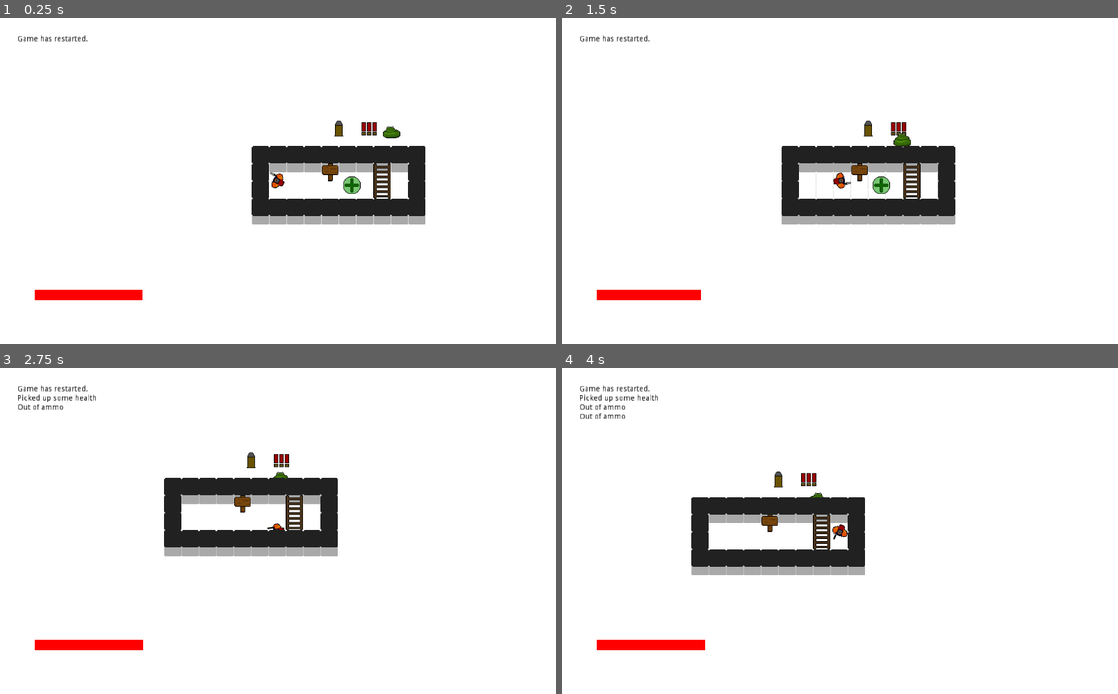
Above: before the commit, frames 1-4 (two rows, left to right).
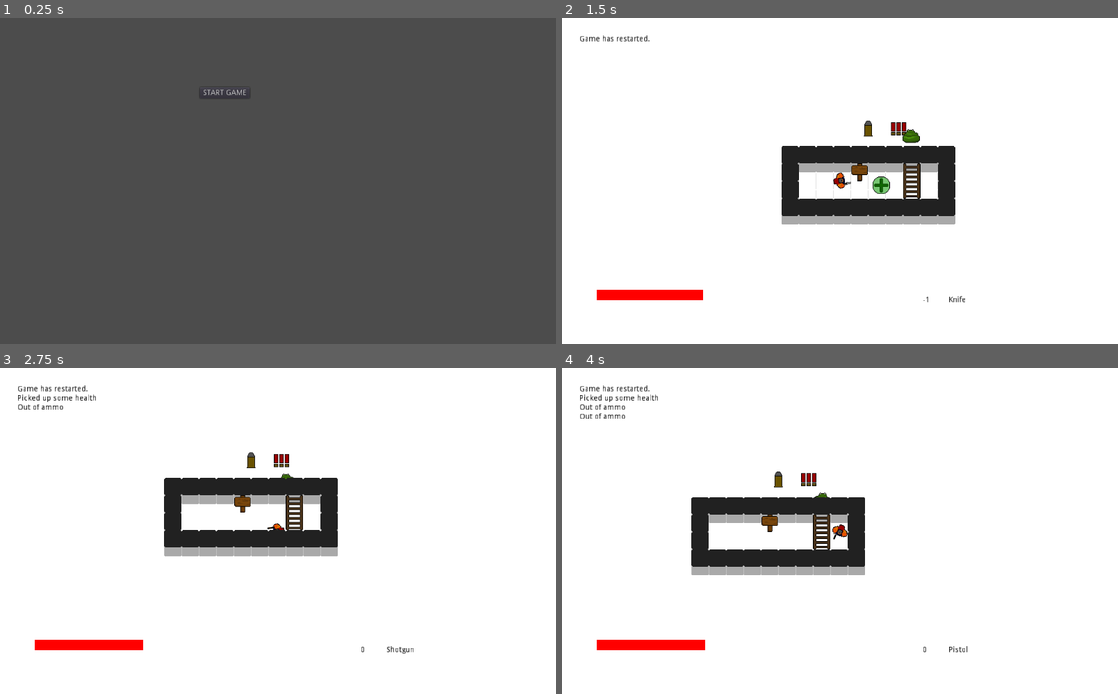
Above: after the commit, the same moments.

Repository: MilanFIN/Project2
Game: Godot game, scene res://Menu/Mainmenu.tscn
Two runs of this game, one before a commit and one after it. Both use one fixed random seed, a clock stepped at 60 frames per second and the inputs below. Before the commit the project starts from res://Game.tscn.
Inputs (mouse positions are in pixels of both pictures, inside the frame that each line leads up to):
- Up to frame 1 (0.25 s): no input
- Up to frame 2 (1.5 s): click (784, 92) at 0.5 s, where only the run after the commit has a clickable "START GAME"; move the mouse to (962, 164) at 1.27 s; hold D (move_right) from 1.28 s (still down); hold 1 (melee) from 1.28 s (still down); click (962, 164) at 1.42 s
- Up to frame 3 (2.75 s): tap 2 (pistol) at 1.55, 2.1 s; move the mouse to (166, 547) at 2.02 s; release D (move_right) at 2.03 s; release 1 (melee) at 2.03 s; hold S (move_down) from 2.03 s (still down); click (166, 547) at 2.17 s; tap 3 (shotgun) at 2.3 s
- Up to frame 4 (4 s): tap Enter at 2.75 s; move the mouse to (895, 459) at 2.77 s; release S (move_down) at 2.78 s; hold D (move_right) 2.78-3.53 s; hold 3 (shotgun) 2.78-3.53 s; click (895, 459) at 2.92 s; tap 1 (melee) at 3.05, 3.6 s; tap Space at 3.5 s; move the mouse to (812, 596) at 3.52 s; hold W (move_up) from 3.53 s (still down); click (812, 596) at 3.67 s; tap 2 (pistol) at 3.8 s

The runs differ from the first frame. In frame 1, 100% of the frame differs, in the area x 0-100%, y 0-100%; in frame 2, 0.2%; in frame 3, less than 0.1%; in frame 4, less than 0.1%.

Commit message:
first menu object, working on listing existing levels

Diff:
--- a/Game.tscn
+++ b/Game.tscn
@@ -29,5 +29,27 @@
 [node name="HealthBar" type="Node2D" parent="HUD"]
 script = ExtResource( 5 )
 
+[node name="CurrentWeapon" type="Label" parent="HUD"]
+margin_left = 712.0
+margin_top = 512.0
+margin_right = 752.0
+margin_bottom = 526.0
+custom_colors/font_color = Color( 0, 0, 0, 1 )
+text = "Knife"
+__meta__ = {
+"_edit_use_anchors_": false
+}
+
+[node name="AmmoCount" type="Label" parent="HUD"]
+margin_left = 664.0
+margin_top = 512.0
+margin_right = 704.0
+margin_bottom = 526.0
+custom_colors/font_color = Color( 0, 0, 0, 1 )
+text = "-1"
+__meta__ = {
+"_edit_use_anchors_": false
+}
+
 [node name="Player" parent="." instance=ExtResource( 1 )]
 position = Vector2( 512, 296 )
--- /dev/null
+++ b/Menu/Levelselection.tscn
@@ -0,0 +1,11 @@
+[gd_scene load_steps=2 format=2]
+
+[ext_resource path="res://scripts/Levelselection.gd" type="Script" id=1]
+
+[node name="Control" type="Control"]
+anchor_right = 1.0
+anchor_bottom = 1.0
+script = ExtResource( 1 )
+__meta__ = {
+"_edit_use_anchors_": false
+}
--- /dev/null
+++ b/Menu/Mainmenu.tscn
@@ -0,0 +1,22 @@
+[gd_scene load_steps=2 format=2]
+
+[ext_resource path="res://scripts/Mainmenu.gd" type="Script" id=1]
+
+[node name="Control" type="Control"]
+anchor_right = 1.0
+anchor_bottom = 1.0
+script = ExtResource( 1 )
+__meta__ = {
+"_edit_use_anchors_": false
+}
+
+[node name="Start" type="Button" parent="."]
+margin_left = 368.0
+margin_top = 128.0
+margin_right = 380.0
+margin_bottom = 148.0
+text = "START GAME"
+__meta__ = {
+"_edit_use_anchors_": false
+}
+[connection signal="pressed" from="Start" to="." method="_on_Start_pressed"]
--- a/actors/Player.tscn
+++ b/actors/Player.tscn
@@ -14,7 +14,7 @@
 collision_mask = 5
 script = ExtResource( 2 )
 
-[node name="ActRay" type="RayCast2D" parent="."]
+[node name="SecondaryRay" type="RayCast2D" parent="."]
 enabled = true
 cast_to = Vector2( -24, 0 )
 collision_mask = 8
--- a/project.godot
+++ b/project.godot
@@ -33,7 +33,7 @@
 [application]
 
 config/name="Test 2"
-run/main_scene="res://Game.tscn"
+run/main_scene="res://Menu/Mainmenu.tscn"
 config/icon="res://icon.png"
 
 [display]
--- a/scripts/Game.gd
+++ b/scripts/Game.gd
@@ -60,5 +60,8 @@
 	if (Input.is_mouse_button_pressed(BUTTON_LEFT)):
 		player.primaryAction()
 
+	if (Input.is_mouse_button_pressed(BUTTON_RIGHT)):
+		player.secondaryAction()
+
 	if (not player.checkAlive()):
 		start()
--- /dev/null
+++ b/scripts/Levelselection.gd
@@ -0,0 +1,15 @@
+extends Control
+
+
+
+
+	return files
+# Called when the node enters the scene tree for the first time.
+func _ready() -> void:
+
+	pass # Replace with function body.
+
+
+# Called every frame. 'delta' is the elapsed time since the previous frame.
+#func _process(delta: float) -> void:
+#	pass
--- /dev/null
+++ b/scripts/Mainmenu.gd
@@ -0,0 +1,45 @@
+extends Control
+
+
+# Declare member variables here. Examples:
+# var a: int = 2
+# var b: String = "text"
+
+
+# Called when the node enters the scene tree for the first time.
+func _ready() -> void:
+	pass # Replace with function body.
+
+
+
+func listLevels():
+	var path = "res://levels"
+	var files = []
+	var dir = Directory.new()
+	dir.open(path)
+	dir.list_dir_begin()
+
+	while true:
+		var file = dir.get_next()
+		if file == "":
+			break
+		elif not file.begins_with("."):
+			files.append(file)
+
+	dir.list_dir_end()
+	var levels = []
+	for i in range(len(files)):
+		levels.append(files[i].split(".")[0])
+
+	levels.sort()
+	return levels
+
+# Called every frame. 'delta' is the elapsed time since the previous frame.
+#func _process(delta: float) -> void:
+#	pass
+
+
+func _on_Start_pressed() -> void:
+	print(listLevels())
+	get_tree().change_scene("res://Game.tscn")
+	pass # Replace with function body.
--- a/scripts/Player.gd
+++ b/scripts/Player.gd
@@ -75,15 +75,15 @@
 			i.visible = false
 		else:
 			i.visible = true
-	#get_node("melee").visible = weaponVisibility[0]
-	#get_node("pistol").visible = weaponVisibility[1]
-	#get_node("shotgun").visible = weaponVisibility[2]
 
 
-	if (get_node("ActRay").is_colliding()):
-		var target = get_node("ActRay").get_collider()
+	if (get_node("SecondaryRay").is_colliding()):
+		var target = get_node("SecondaryRay").get_collider()
 		target.look()
 
+	var hud = get_tree().get_root().get_node("Game/HUD")
+	hud.get_node("AmmoCount").text = str(weapons[currentWeapon].ammo)
+	hud.get_node("CurrentWeapon").text = str(weapons[currentWeapon].name)
 #replace with configurable value
 func getDamage():
 	return 1.0
@@ -106,7 +106,13 @@
 		else:
 			outOfAmmo()
 
-
+func secondaryAction():
+	if (OS.get_ticks_msec() - timeSinceLastAct > actDelay):
+		actDelay = 100
+		timeSinceLastAct = OS.get_ticks_msec()
+		if (get_node("SecondaryRay").is_colliding()):
+			var target = get_node("SecondaryRay").get_collider()
+			target.act()
 
 func outOfAmmo():
 	messageBox.showMessage("Out of ammo")
